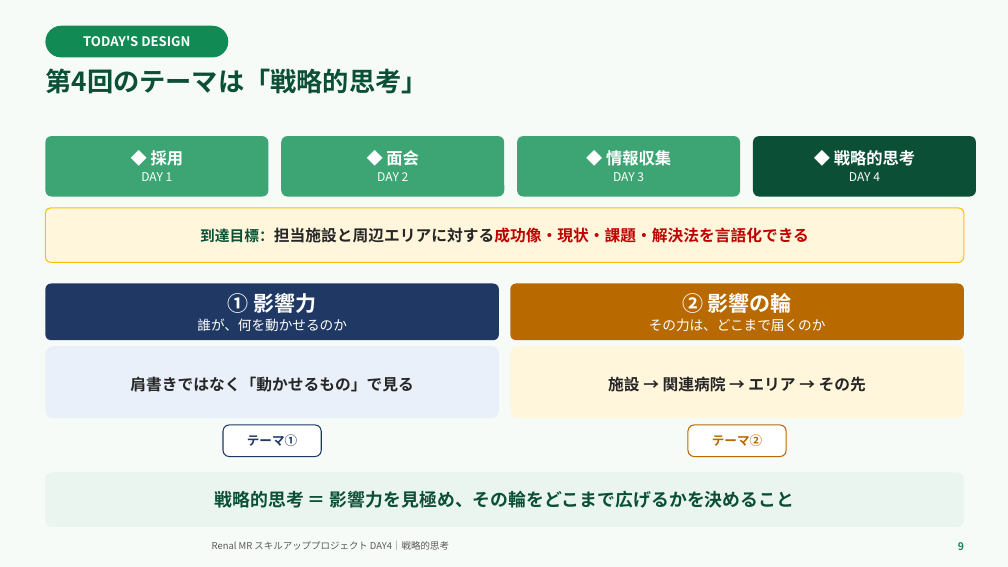
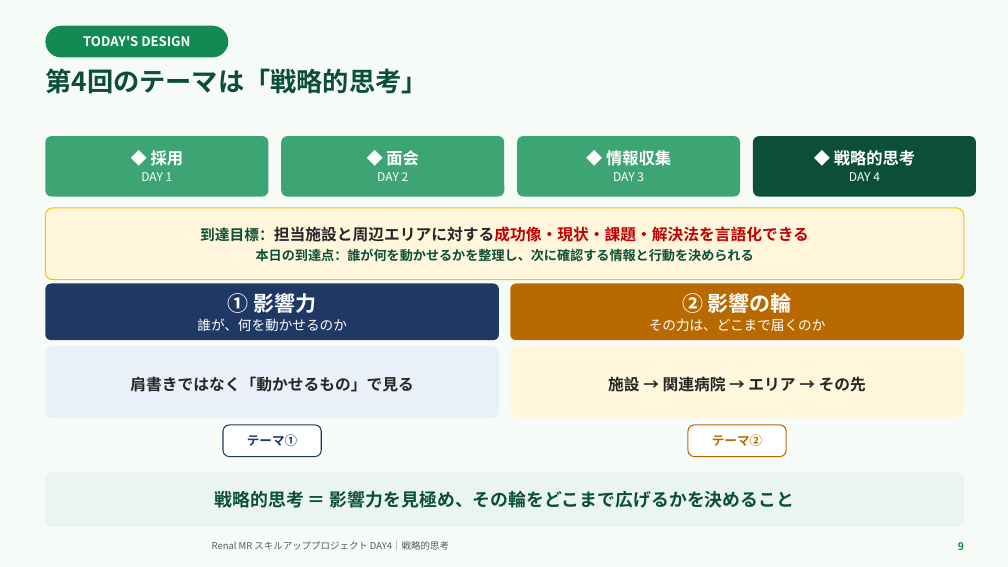
Before and after one commit to TAKUYA-1187/Claude, a slide deck: slide 9 of novartis_training/DAY4_ちょっと分かるだけで世界が変わる.pptx. Drawn at 1008x567 pixels with LibreOffice and Linux fonts; fonts in the diff are those of the drawing; background and template pictures are left out. Boxes give left, top, right and bottom in pixels: in the first picture for what was removed or moved away, otherwise in the second. Text is boxed around its words. In the diff, an @@ line names an element or a change of style, - is before the commit and + after.

```diff
--- a/novartis_training/DAY4_ちょっと分かるだけで世界が変わる.pptx
+++ b/novartis_training/DAY4_ちょっと分かるだけで世界が変わる.pptx
@@ rounded rectangle "到達目標：担当施設と周辺エリアに対する成功像・現状・課題・解決法を言語化できる": place and size @@
-rounded rectangle "到達目標：担当施設と周辺エリアに対する成功像・現状・課題・解決法を言語化できる" at [45,208,964,262]
+rounded rectangle "到達目標：担当施設と周辺エリアに対する成功像・現状・課題・解決法を言語化できる" at [45,208,964,280]
@@ text in rounded rectangle at [256,249,754,262]: paragraph added @@
+本日の到達点：誰が何を動かせるかを整理し、次に確認する情報と行動を決められる
```
Also in this commit, not shown: 21 other slides changed, 2 other files.
